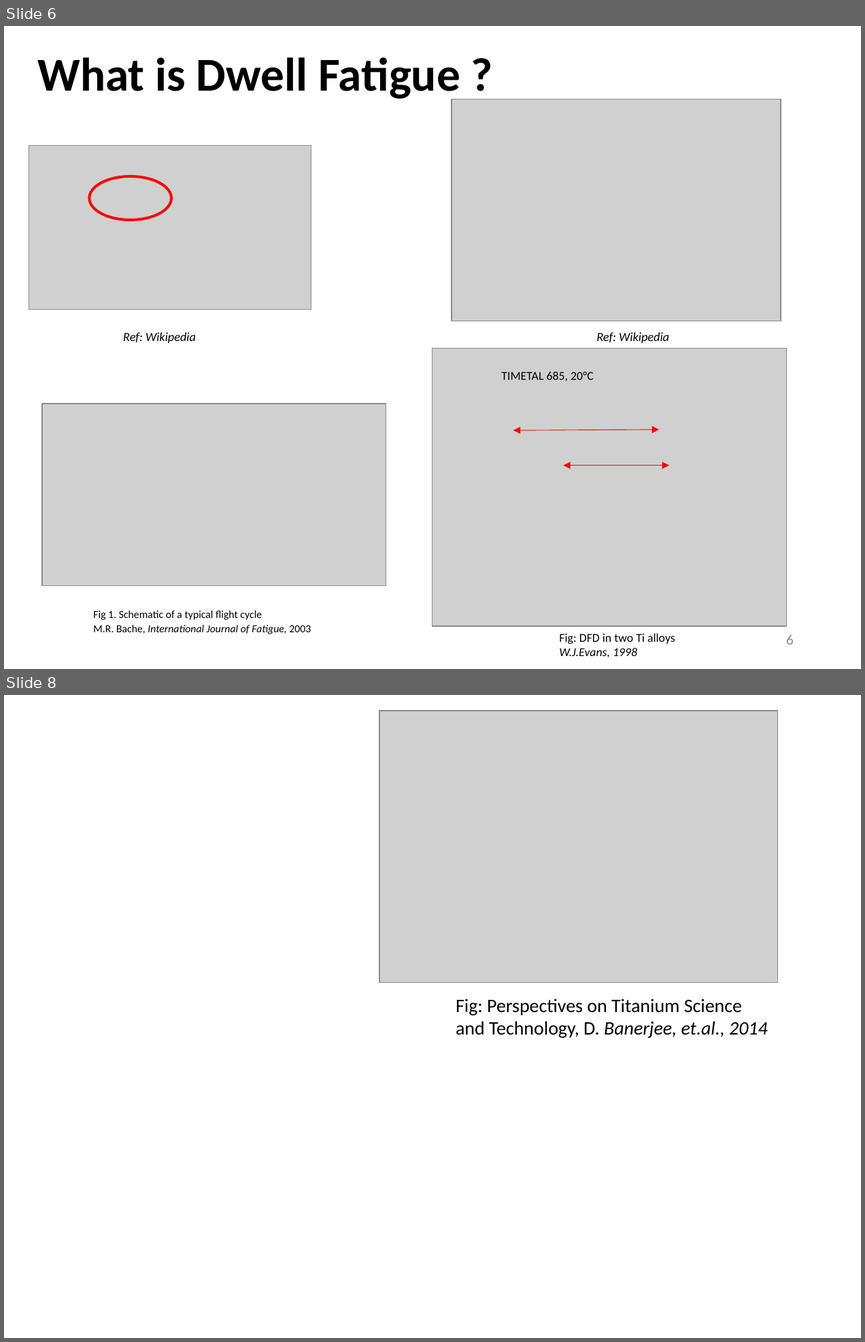
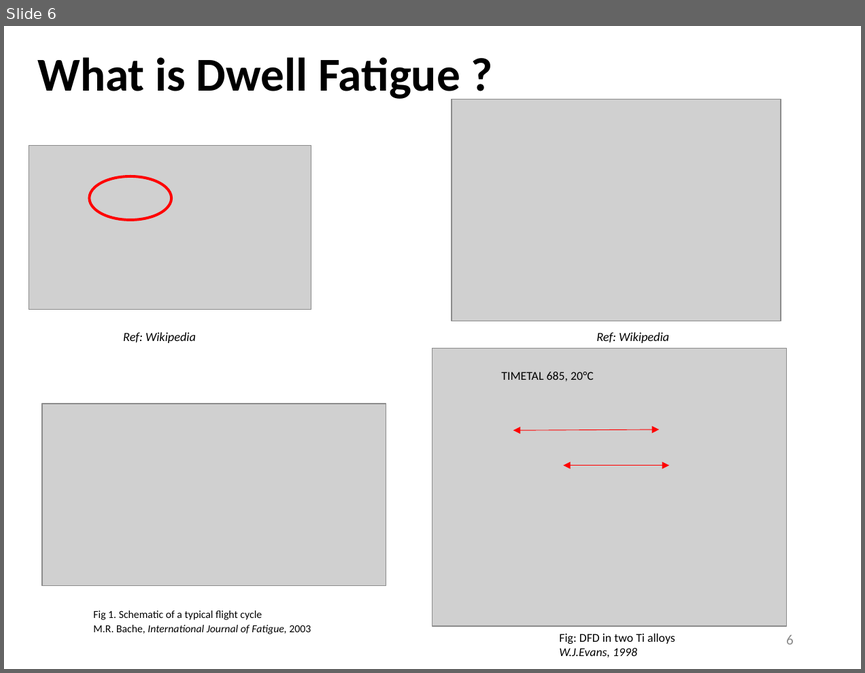
Before and after one commit to Sharanc25/Elements, a slide deck: Thesis/Comprehensive Exam/References/yazar.pptx. Shown one above the other, each under a label of ours: slides 6 and 8 before the commit, slide 6 after it; the slides between them are not shown. The pictures are 865x1342 and 865x673 pixels, drawn with LibreOffice and Linux fonts; fonts in the diff are those of the drawing; grey boxes stand for pictures. Boxes give left, top, right and bottom in pixels: in the first picture for what was removed or moved away, otherwise in the second. Text is boxed around its words. In the diff, an @@ line names an element or a change of style, - is before the commit and + after.

```diff
--- a/Thesis/Comprehensive Exam/References/yazar.pptx
+++ b/Thesis/Comprehensive Exam/References/yazar.pptx
@@ slide 8 removed at (4, 695, 861, 1338), background #FFFFFF @@
@@ picture removed at (379, 711, 778, 982) @@
@@ text removed at (456, 998, 768, 1038) @@
-Fig: Perspectives on Titanium Science and Technology, D. Banerjee, et.al., 2014
```
Also in this commit, not shown: 1 slide changed, 1 slide added.
